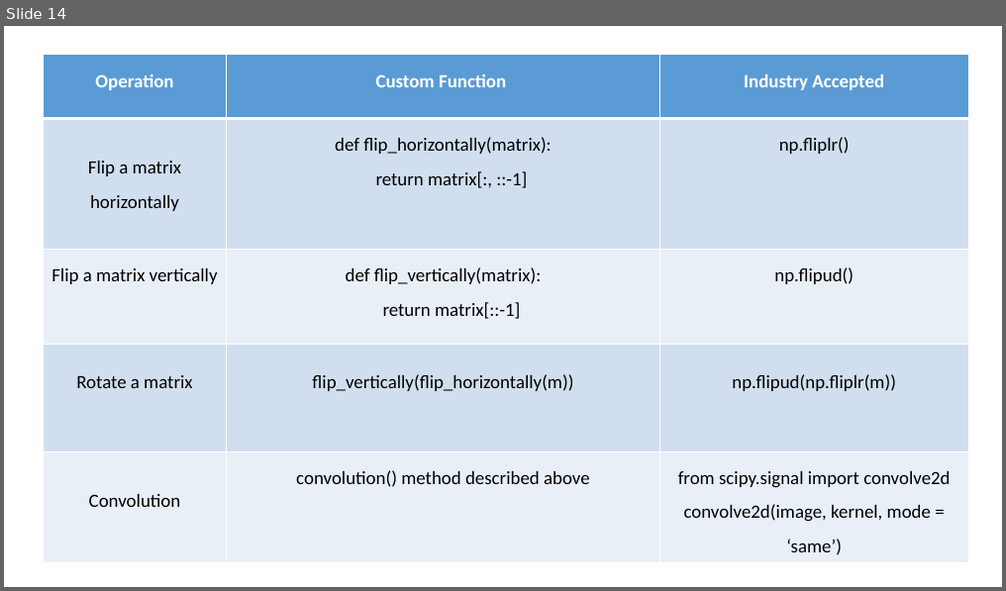
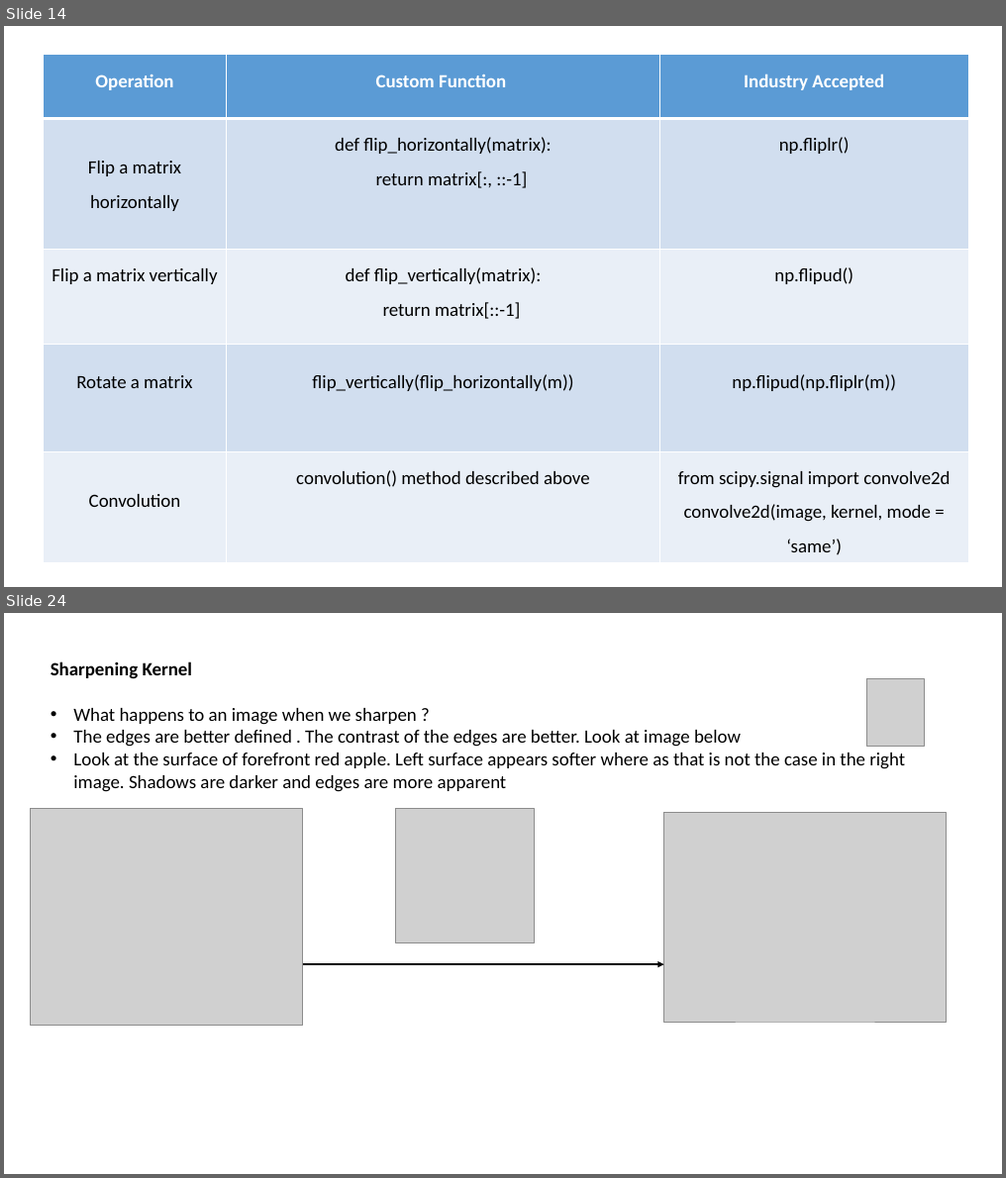
Before and after one commit to in-tandem/real_world_use_cases_1, a slide deck: images_playground/Convolution.pptx. Shown one above the other, each under a label of ours: slide 14 before the commit, slides 14 and 24 after it; the slides between them are not shown. The pictures are 1006x591 and 1006x1178 pixels, drawn with LibreOffice and Linux fonts; fonts in the diff are those of the drawing; grey boxes stand for pictures. Boxes give left, top, right and bottom in pixels: in the first picture for what was removed or moved away, otherwise in the second. Text is boxed around its words. In the diff, an @@ line names an element or a change of style, - is before the commit and + after.

```diff
--- a/images_playground/Convolution.pptx
+++ b/images_playground/Convolution.pptx
@@ slide 24 added at <box>4,613,1002,1174</box>, background #FFFFFF @@
@@ text added at <box>51,662,192,679</box>, 18 pt, text #000000, bold @@
+Sharpening Kernel
@@ picture added at <box>867,679,924,747</box> @@
@@ text added at <box>73,708,905,792</box>, 18 pt, text #000000 @@
+• What happens to an image when we sharpen ?
+• The edges are better defined . The contrast of the edges are better. Look at image below
+• Look at the surface of forefront red apple. Left surface appears softer where as that is not the case in the right image. Shadows are darker and edges are more apparent
@@ picture added at <box>30,808,303,1026</box> @@
@@ picture added at <box>395,808,534,943</box> @@
@@ picture added at <box>664,812,946,1022</box> @@
@@ arrow added from (303, 964) to (664, 964), #000000 1.5 pt @@
```
Also in this commit, not shown: 1 slide changed, 11 other slides added, 13 other files.
